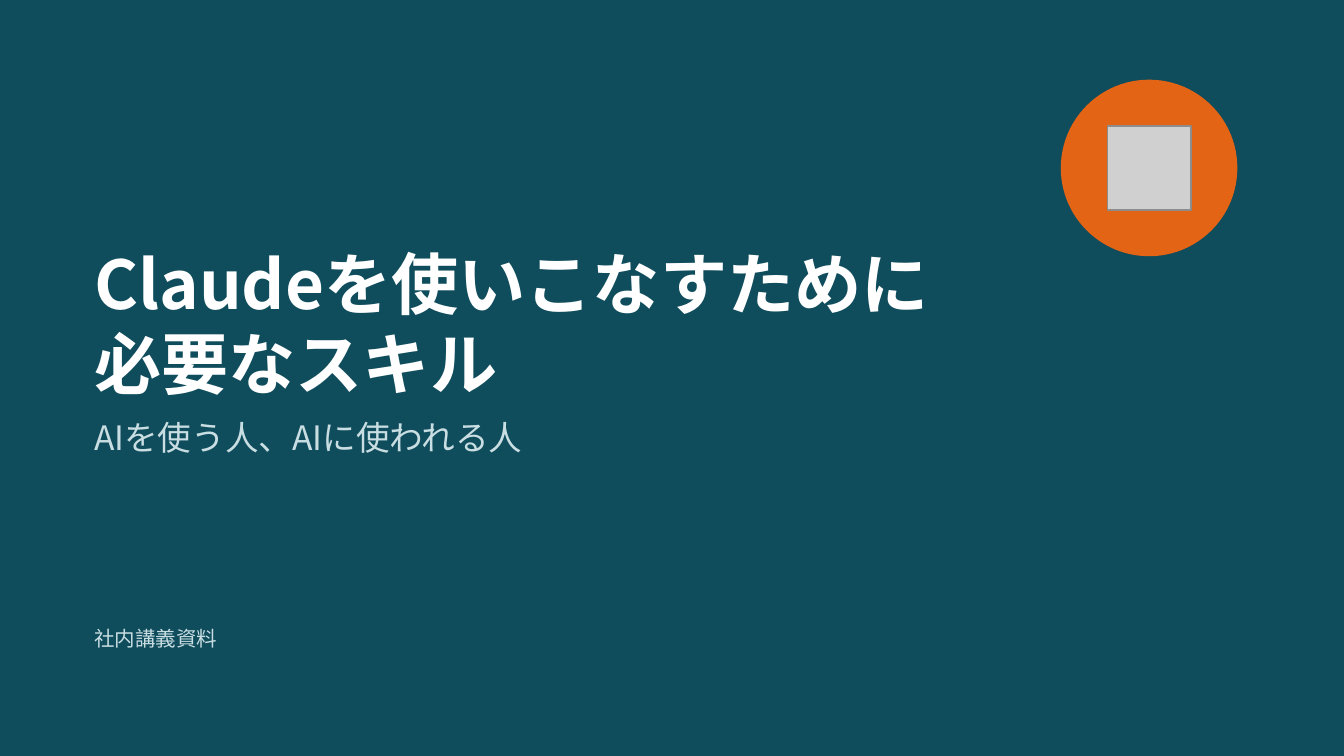
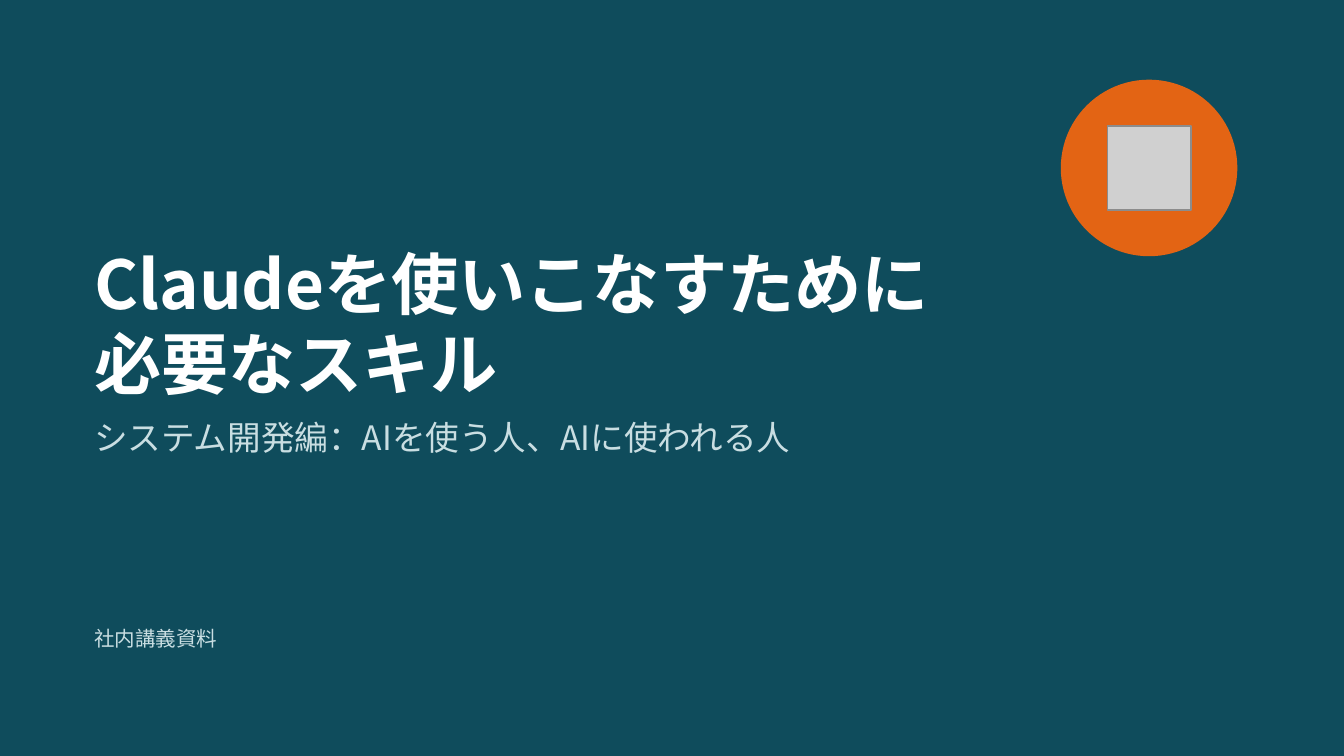
Before and after one commit to moto-k77/hello-world, a slide deck: slide 1 of claude-skills-lecture.pptx. Drawn at 1344x756 pixels with LibreOffice and Linux fonts; fonts in the diff are those of the drawing; grey boxes stand for pictures. Boxes give left, top, right and bottom in pixels: in the first picture for what was removed or moved away, otherwise in the second. Text is boxed around its words. In the diff, an @@ line names an element or a change of style, - is before the commit and + after.

```diff
--- a/claude-skills-lecture.pptx
+++ b/claude-skills-lecture.pptx
@@ text at bbox=[94, 422, 790, 453]: text changed @@
-AIを使う人、AIに使われる人
+システム開発編：AIを使う人、AIに使われる人
```
Also in this commit, not shown: 8 other slides changed, 2 other files.
